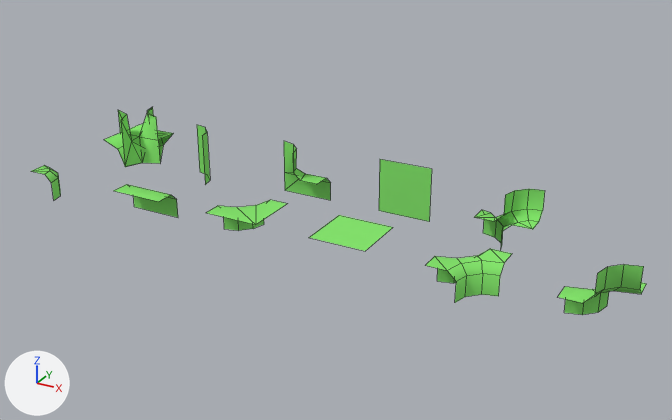
What one commit did to the Blender file datas/meshes/round-chunck-parts-lod-1.blend.
Camera for both pictures: a 50 mm lens placed at (12.29, -9.96, 6.31), pointed at (4.45, 4.29, -0.82). Arrows for +X, +Y and +Z are at lower left; the lights stay in place. Mesh edges are drawn as thin lines.

The first picture shows '10000010', '10000100', '10001000', '10100000', '10101000', '10110010', '11000000', '11001000', '11001100', '11100000', '11100100', '11110000'.
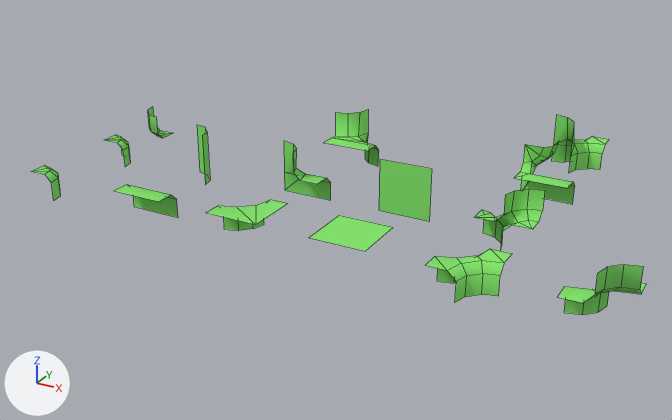
Commit message: Add some missing round chunck parts.

The change, as a list of edits to the scene's bpy script:
```text
Change me_10101000:
    used by ob_10101000; location = (0.0, 4.0, 0.0)
    remove me_10101000.from_pydata(...)  # 24 vertices, 14 faces, 6 loose edges; spans x -0.5..0.5, y -0.5..0.5, z -0.5..0.5
    add me_10101000.from_pydata(...)  # 27 vertices, 18 faces; spans x -0.5..0.5, y -0.5..0.5, z -0.5..0.5
    me_10101000 part 4
    17 vertices are removed from x -0.5..0.5, y -0.5..0.5, z -0.5..0.5
    14 faces are deleted
    6 loose edges are deleted
    20 vertices are added at x -0.5..0.5, y -0.5..0.5, z -0.5..0.5
    18 new faces join them
Change me_10000000_001:
    used by ob_10000010; location = (0.0, 4.0, 0.0)
    remove me_10000000_001.from_pydata(...)  # 9 vertices, 6 faces; spans x 0.0..0.5, y 0.0..0.5, z 0.0..0.5
    add me_10000000_001.from_pydata(...)  # 26 vertices, 18 faces; spans x -0.5..0.5, y -0.5..0.5, z -0.5..0.5
    me_10000000_001 part 1: a new loose piece of 13 vertices spanning x -0.5..0.0, y -0.5..0.0, z -0.5..0.0, in mat_green (green #87e76f)
    me_10000000_001 part 2
    4 vertices are removed from x 0.0..0.5, y 0.0..0.5, z 0.0
    6 faces are deleted
    8 vertices are added at x 0.0..0.5, y 0.0..0.5, z 0.0..0.141
    9 new faces join them
    me_10000000_001 part 3: the surface is now shaded smooth
Add me_10000000_012:
    me_10000000_012.from_pydata(...)  # 25 vertices, 15 faces, 3 loose edges; spans x -0.5..0.5, y -0.5..0.5, z -0.5..0.5
    me_10000000_012.polygons.foreach_set('use_smooth', [True] * 15)
    me_10000000_012.materials.append(mat_green)  # green #87e76f
Add me_10000000_005:
    me_10000000_005.from_pydata(...)  # 25 vertices, 16 faces, 2 loose edges; spans x -0.5..0.5, y -0.5..0.5, z -0.5..0.5
    me_10000000_005.polygons.foreach_set('use_smooth', [True] * 16)
    me_10000000_005.materials.append(mat_green)  # green #87e76f
Remove ob_10110010:
    ob_10110010 = bpy.data.objects.new('10110010', me_10110010)
    ob_10110010.location = (0.0, 4.0, 0.0)
Change ob_10101000:
    ob_10101000.location: (0.0, 4.0, 0.0) -> (8.0, 8.0, 0.0)
Add ob_11010001:
    ob_11010001 = bpy.data.objects.new('11010001', me_10000000_012)
    ob_11010001.location = (4.0, 6.0, 0.0)
Add ob_11000001:
    ob_11000001 = bpy.data.objects.new('11000001', me_10000000_005)
    ob_11000001.location = (8.0, 6.0, 0.0)
```

Changed parts and their boxes (x1, y1, x2, y2) in the pictures (672 x 420 px; the box of a moved part takes in the faces that stretch with it):
'10101000', reshaped, moved
    before: (118, 110, 173, 167)
    after: (552, 115, 609, 173)
'11000001', added (green)
    after: (514, 141, 575, 204)
'11010001', added (green)
    after: (324, 110, 379, 166)
'10110010', deleted (green)
    before: (104, 108, 160, 166)
'10000010', reshaped (154% wider, 79% taller)
    before: (147, 107, 174, 140)
    after: (104, 107, 174, 167)
part 1 of me_10000000_001, added
    after: (104, 135, 131, 167)
part 2 of me_10000000_001, moved or reshaped
    before: (147, 107, 174, 140)
    after: (147, 107, 174, 138)
